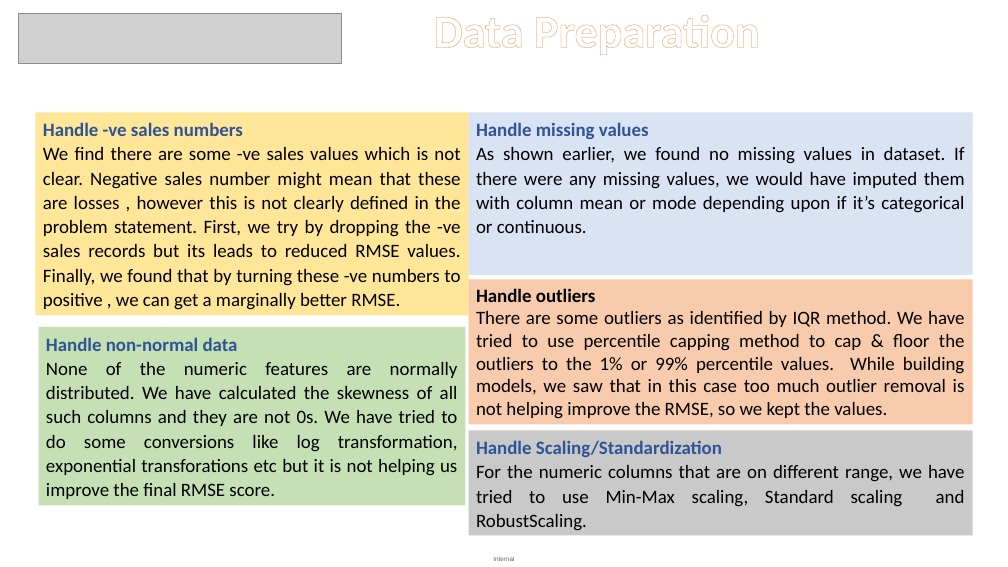
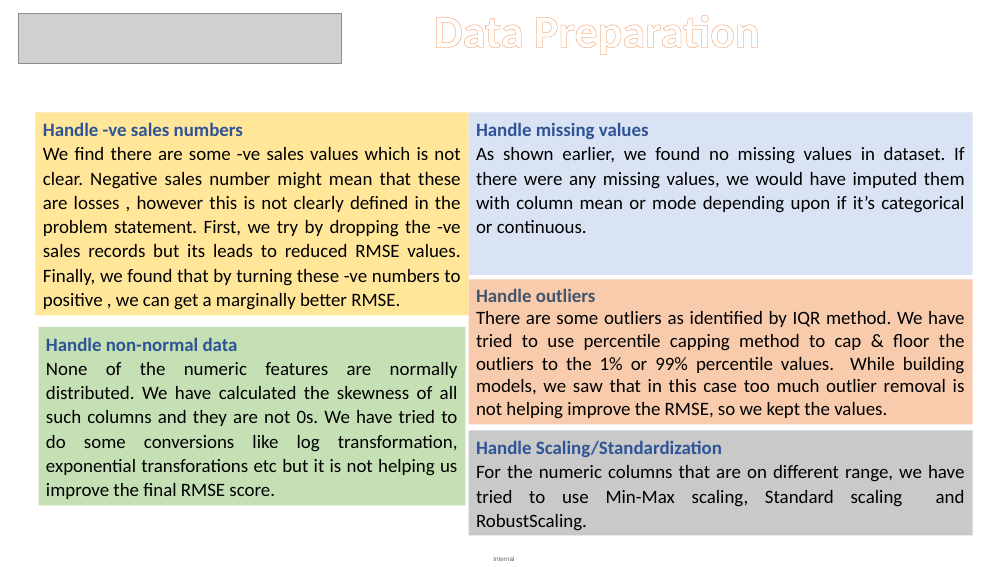
Before and after one commit to ghoshark/MachineHack-DAC-2021-Hackathon, a slide deck: slide 12 of Submission Files/Analytics_Olympiad_Presentation.pptx. Drawn at 1008x567 pixels with LibreOffice and Linux fonts; fonts in the diff are those of the drawing; grey boxes stand for pictures. Boxes give left, top, right and bottom in pixels: in the first picture for what was removed or moved away, otherwise in the second. Text is boxed around its words. In the diff, an @@ line names an element or a change of style, - is before the commit and + after.

```diff
--- a/Submission Files/Analytics_Olympiad_Presentation.pptx
+++ b/Submission Files/Analytics_Olympiad_Presentation.pptx
@@ text in rectangle at (x1=476, y1=288, x2=596, y2=302): text colour #000000 to #44546A in "Handle outliers" @@
```
Also in this commit, not shown: 1 other slide changed, 8 slides added, 2 slides removed, 6 other files.
